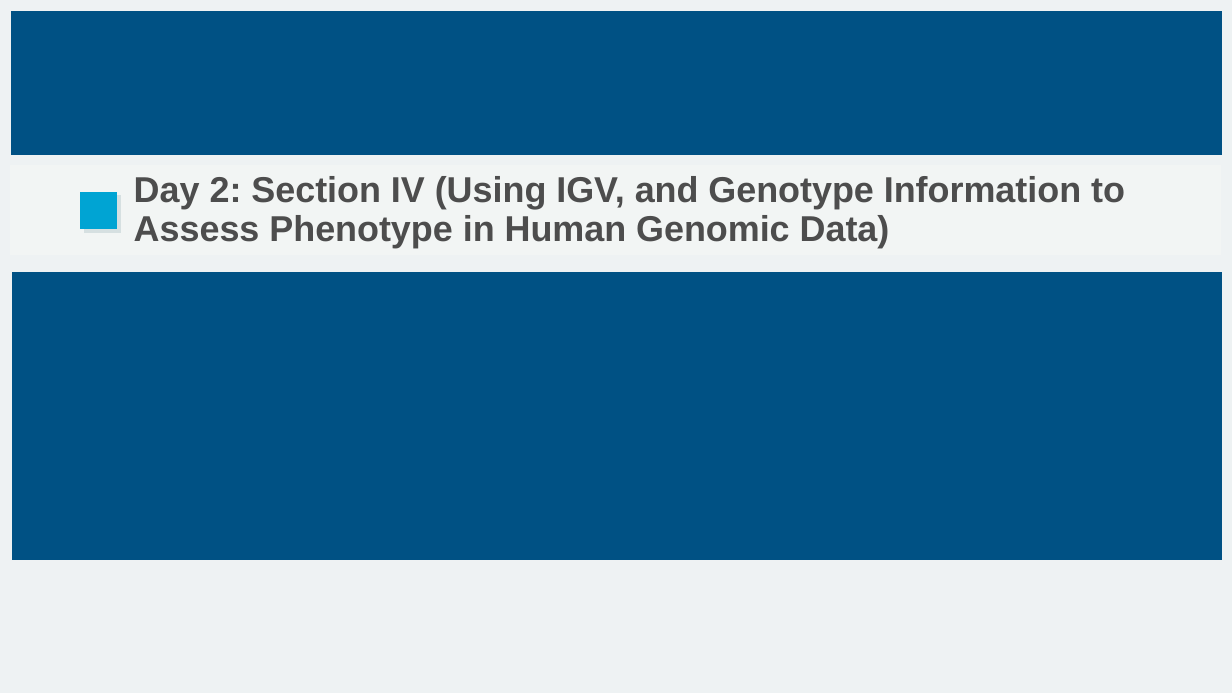
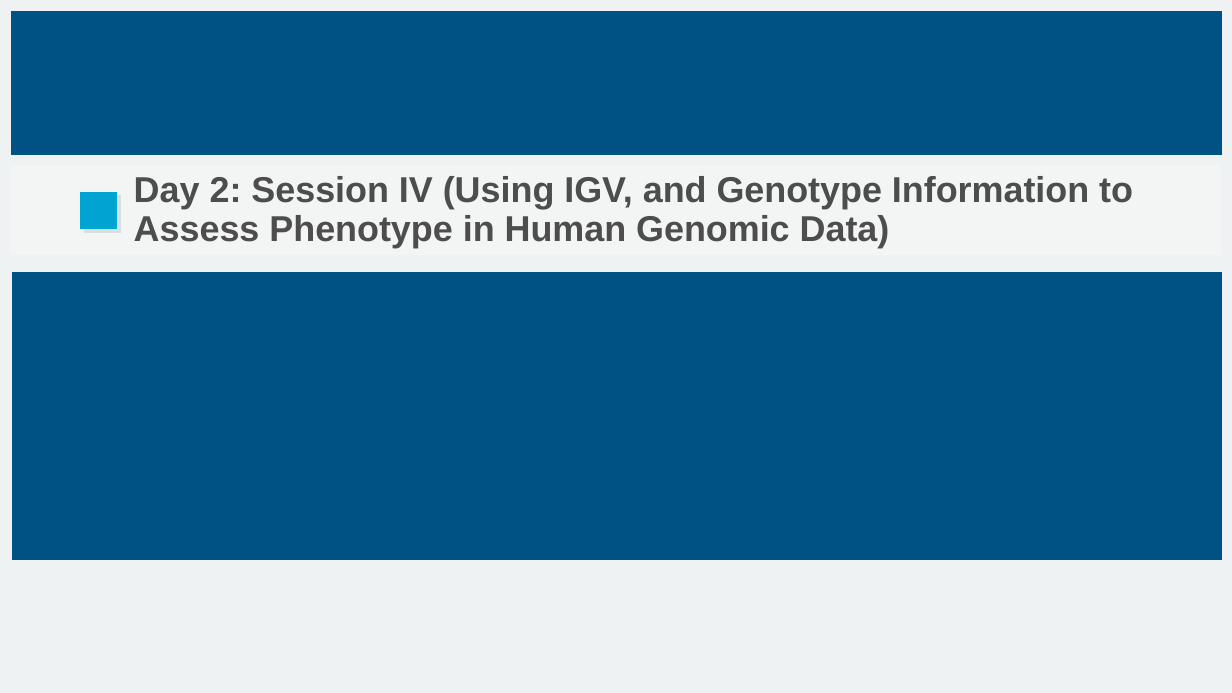
Before and after one commit to mathornton01/2022_UTSW_Lyda_Hill_Department_Introduction_To_NGS_Analysis_Nanocourse, a slide deck: slide 2 of Slides/IntroductionToNGSAnalysis_DayII_MT.pptx. Drawn at 1232x693 pixels with LibreOffice and Linux fonts; fonts in the diff are those of the drawing; background and template pictures are left out. Boxes give left, top, right and bottom in pixels: in the first picture for what was removed or moved away, otherwise in the second. Text is boxed around its words. In the diff, an @@ line names an element or a change of style, - is before the commit and + after.

Commit message:
Added final files for how I taught my section of the nanocourse

```diff
--- a/Slides/IntroductionToNGSAnalysis_DayII_MT.pptx
+++ b/Slides/IntroductionToNGSAnalysis_DayII_MT.pptx
@@ title at (x1=134, y1=176, x2=1133, y2=248): text changed @@
-Day 2: Section IV (Using IGV, and Genotype Information to Assess Phenotype in Human Genomic Data)
+Day 2: Session IV (Using IGV, and Genotype Information to Assess Phenotype in Human Genomic Data)
```
Also in this commit, not shown: 7 other slides changed, 24 slides added, 1 slide removed, 5 other files.
